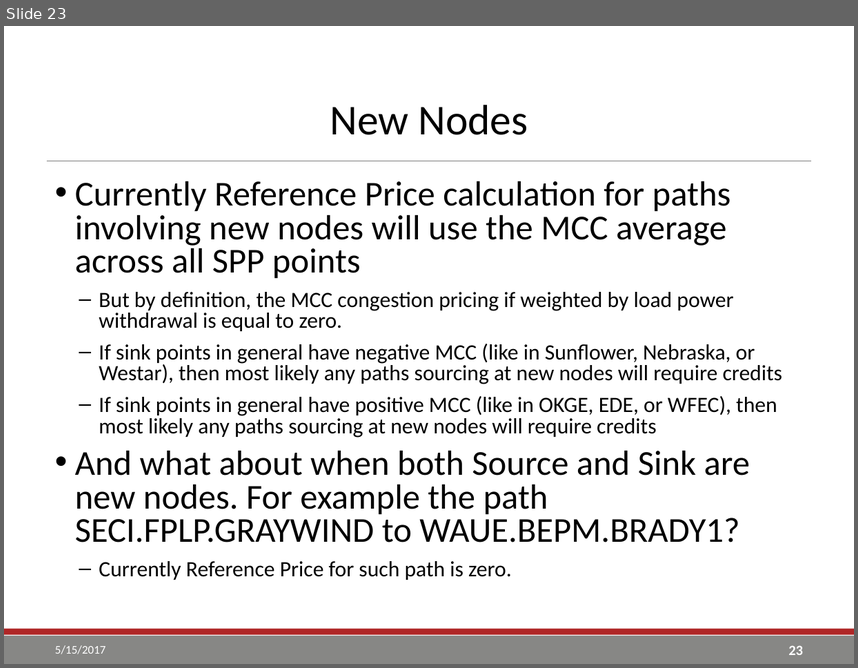
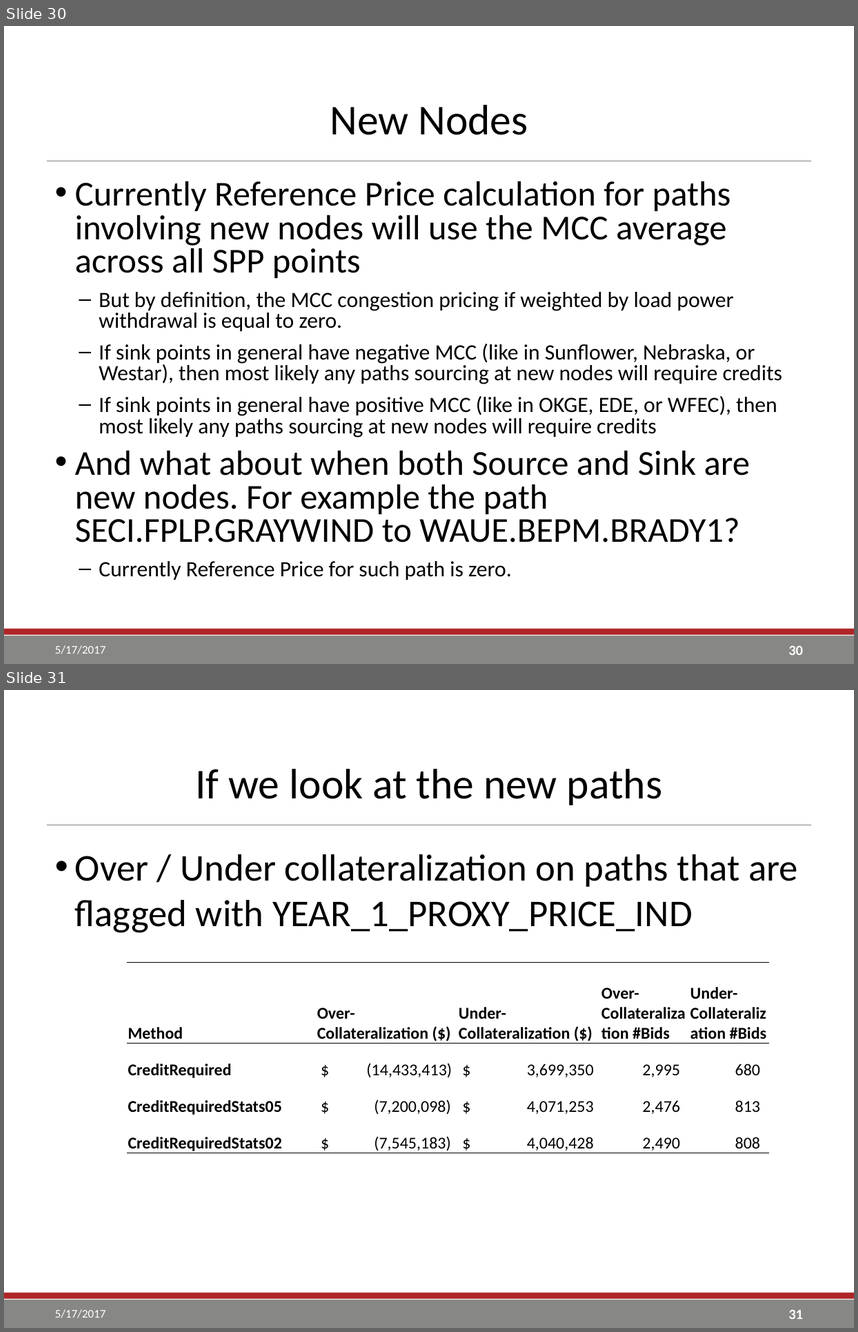
Before and after one commit to go-yohan/sppcredit, a slide deck: ppt/SPP TCR Reference Price Calculation.pptx. Shown one above the other, each under a label of ours: slide 23 before the commit, slides 30 and 31 after it. The pictures are 858x668 and 858x1332 pixels, drawn with LibreOffice and Linux fonts; fonts in the diff are those of the drawing; background and template pictures are left out. Boxes give left, top, right and bottom in pixels: in the first picture for what was removed or moved away, otherwise in the second. Text is boxed around its words. In the diff, an @@ line names an element or a change of style, - is before the commit and + after.

Commit message:
assess over / under collateralization

```diff
--- a/ppt/SPP TCR Reference Price Calculation.pptx
+++ b/ppt/SPP TCR Reference Price Calculation.pptx
@@ slide 31 added at (4,690,854,1328), background #FFFFFF; not listed: 3 template elements that a slide beside it also shows @@
@@ title added at (195,769,662,805), 36 pt, text #000000 @@
+If we look at the new paths
@@ text added at (75,854,798,933), 32 pt, text #000000 @@
+• Over / Under collateralization on paths that are flagged with YEAR_1_PROXY_PRICE_IND
@@ table added at (126,962,770,1154), 4 rows, 5 columns @@
+Method | Over-Collateralization ($) | Under-Collateralization ($) | Over-Collateralization #Bids | Under-Collateralization #Bids
+CreditRequired | $ (14,433,413) | $ 3,699,350 | 2,995 | 680
+CreditRequiredStats05 | $ (7,200,098) | $ 4,071,253 | 2,476 | 813
+CreditRequiredStats02 | $ (7,545,183) | $ 4,040,428 | 2,490 | 808
@@ text added at (55,1309,106,1318), 10 pt, text #FFFFFF @@
+5/17/2017
@@ page number added at (789,1309,803,1319), 12 pt, text #FFFFFF, bold @@
+31
@@ what was slide 23 is now slide 30 @@
@@ slide 30 changed as well @@
@@ text at (55,645,106,654): text changed @@
-5/15/2017
+5/17/2017
@@ page number at (789,645,803,655): text changed @@
-23
+30
```
Also in this commit, not shown: 26 other slides changed, 8 other slides added, 1 slide removed, 14 other files.
